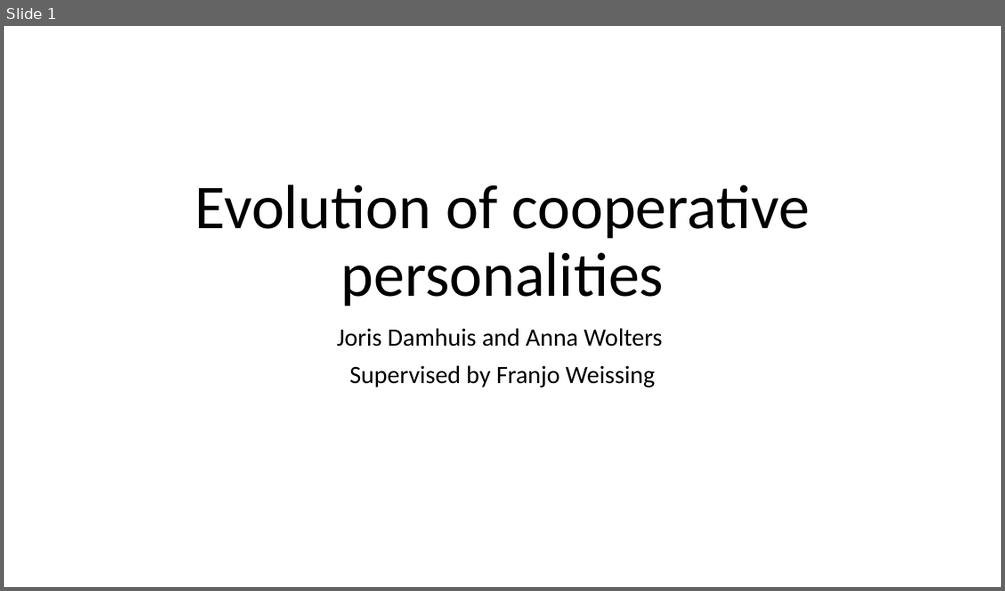
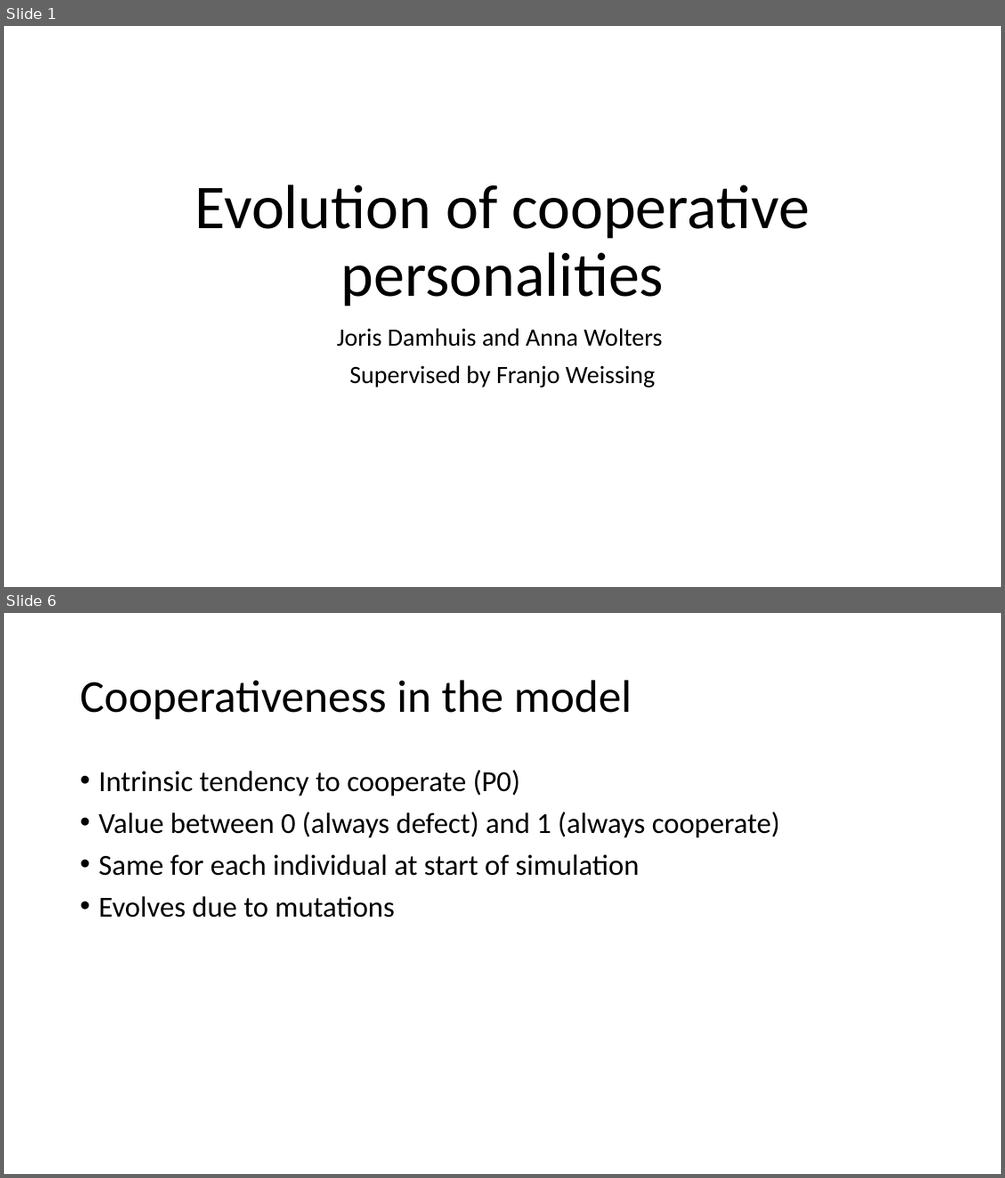
Before and after one commit to J-Damhuis/Cooperation, a slide deck: Presentations/Presentation_25-01-2019_final.pptx. Shown one above the other, each under a label of ours: slide 1 before the commit, slides 1 and 6 after it; the slides between them are not shown. The pictures are 1005x591 and 1005x1178 pixels, drawn with LibreOffice and Linux fonts; fonts in the diff are those of the drawing. Boxes give left, top, right and bottom in pixels: in the first picture for what was removed or moved away, otherwise in the second. Text is boxed around its words. In the diff, an @@ line names an element or a change of style, - is before the commit and + after.

```diff
--- a/Presentations/Presentation_25-01-2019_final.pptx
+++ b/Presentations/Presentation_25-01-2019_final.pptx
@@ slide 6 added at box(4, 613, 1001, 1174), background #FFFFFF @@
@@ title added at box(80, 680, 631, 720), 44 pt, text #000000 @@
+Cooperativeness in the model
@@ text added at box(98, 770, 780, 917), 28 pt, text #000000 @@
+• Intrinsic tendency to cooperate (P0)
+• Value between 0 (always defect) and 1 (always cooperate)
+• Same for each individual at start of simulation
+• Evolves due to mutations
```
Also in this commit, not shown: 1 slide changed, 16 other slides added, 2 other files.
